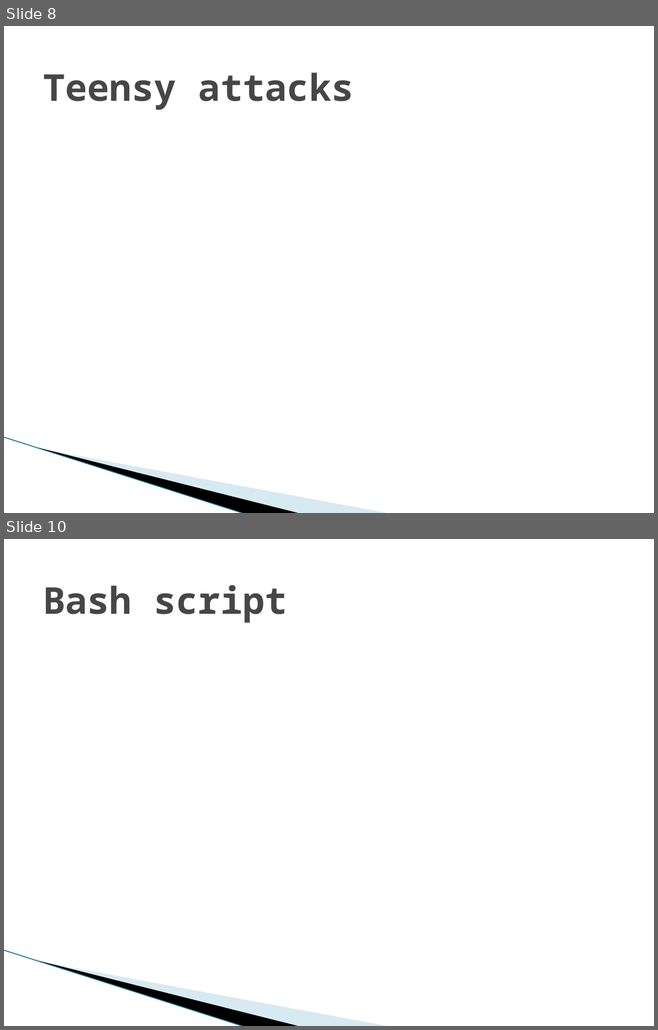
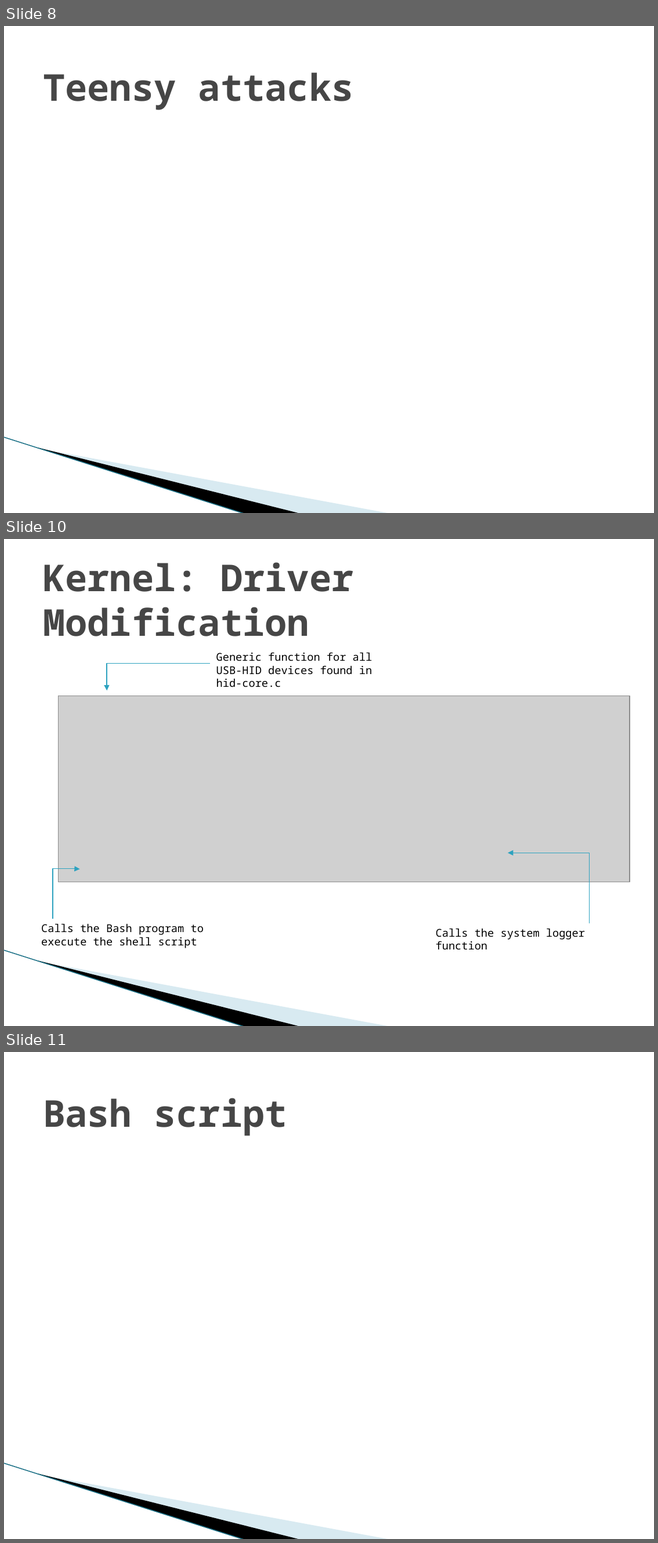
Before and after one commit to vfasburg/cse_825, a slide deck: Project/Final_Project_Presentation_Fasburg_Reiff_Thomas.pptx. Shown one above the other, each under a label of ours: slides 8 and 10 before the commit, slides 8, 10 and 11 after it; the slides between them are not shown. The pictures are 658x1030 and 658x1543 pixels, drawn with LibreOffice and Linux fonts; fonts in the diff are those of the drawing; grey boxes stand for pictures; background and template pictures are left out. Boxes give left, top, right and bottom in pixels: in the first picture for what was removed or moved away, otherwise in the second. Text is boxed around its words. In the diff, an @@ line names an element or a change of style, - is before the commit and + after.

Commit message:
Modified Design and Kernel slides and added a section for me in Presentation Breakdown.

```diff
--- a/Project/Final_Project_Presentation_Fasburg_Reiff_Thomas.pptx
+++ b/Project/Final_Project_Presentation_Fasburg_Reiff_Thomas.pptx
@@ slide 10 added at [4, 539, 654, 1026], background #FFFFFF; not listed: 3 template elements that a slide beside it also shows @@
@@ title added at [43, 562, 354, 636], 41 pt, text #464646, bold @@
+Kernel: Driver Modification
@@ text added at [216, 652, 372, 687], 12 pt, text #000000 @@
+Generic function for all USB-HID devices found in hid-core.c
@@ elbow arrow added from (210, 664) to (107, 690), #2DA2BF 0.75 pt @@
@@ picture added at [58, 696, 629, 882] @@
@@ elbow arrow added from (53, 918) to (80, 869), #2DA2BF 0.75 pt @@
@@ elbow arrow added from (589, 923) to (507, 853), #2DA2BF 0.75 pt @@
@@ text added at [41, 924, 204, 948], 12 pt, text #000000 @@
+Calls the Bash program to execute the shell script
@@ text added at [436, 928, 585, 950], 12 pt, text #000000 @@
+Calls the system logger function
@@ what was slide 10 is now slide 11 @@
```
Also in this commit, not shown: 1 slide changed, 2 other slides added, 2 slides removed.
